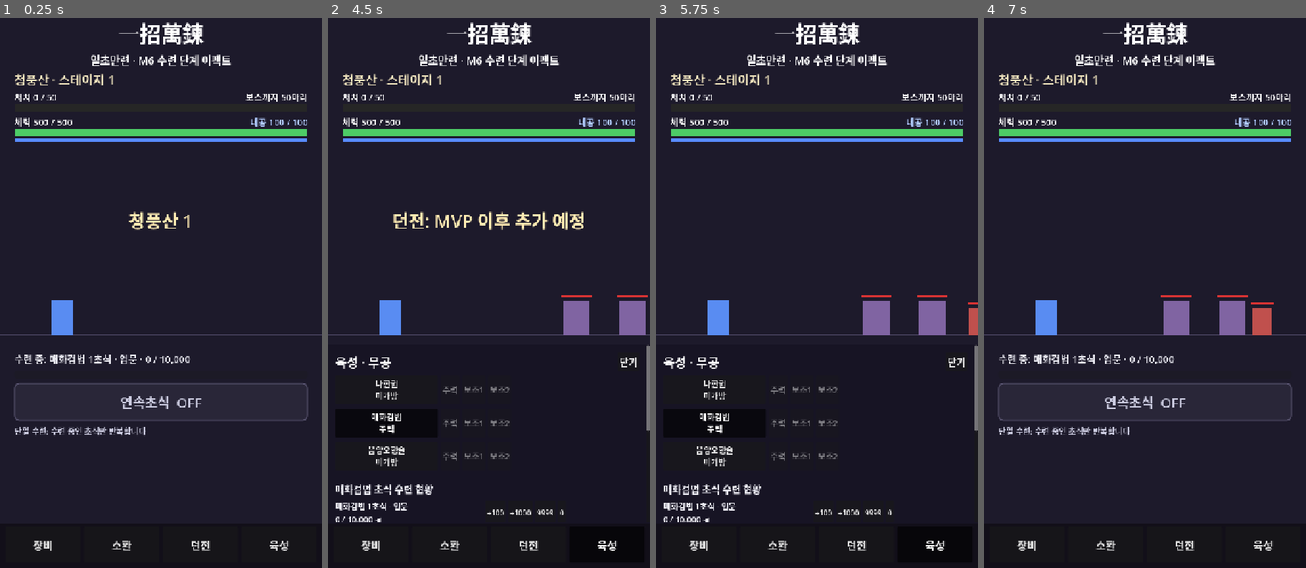
Above: before the commit, frames 1-4 (left to right).
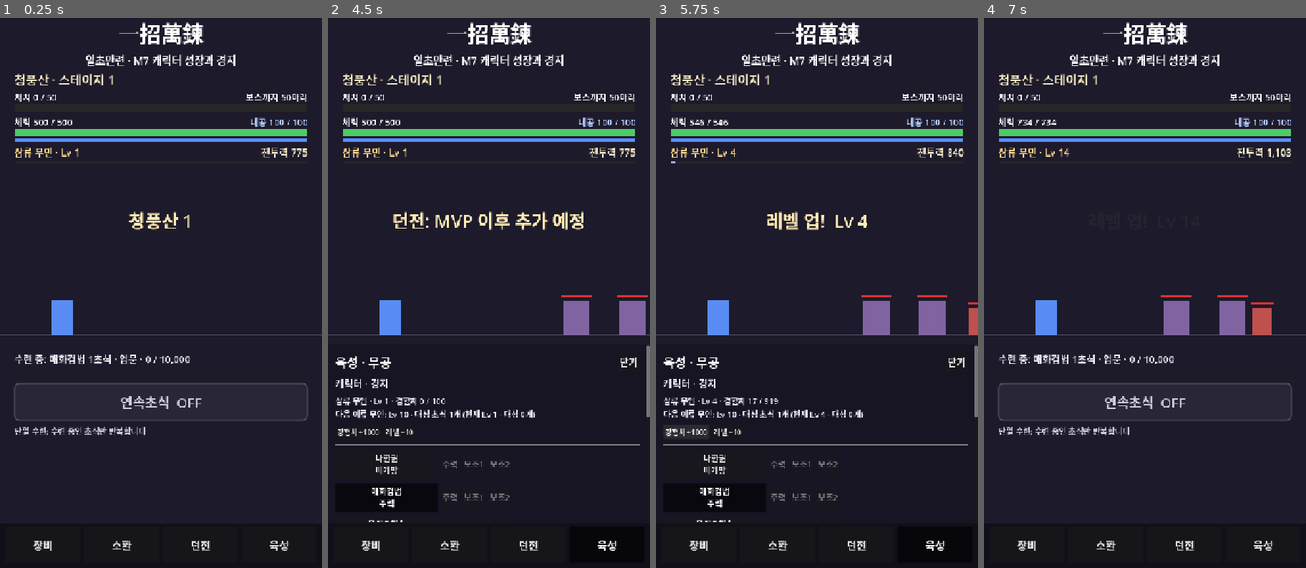
Above: after the commit, the same moments.

Repository: HamHyunJun/ilcho-manryeon
Game: Godot game, scene res://scenes/main/Main.tscn
Same seed, same stepped clock (60 frames per second), same inputs: the game is played once before the commit and once after it.
Inputs (mouse positions are in pixels of both pictures, inside the frame that each line leads up to):
- Up to frame 1 (0.25 s): no input
- Up to frame 2 (4.5 s): click "연속초식 OFF" at 0.5 s; click "연속초식 ON" at 1.25 s; click "장비" at 2 s; click "소환" at 2.75 s; click "던전" at 3.5 s; click "육성" at 4.25 s
- Up to frame 3 (5.75 s): click (684, 430) at 5 s, where only the run after the commit has a clickable "경험치 +1000"
- Up to frame 4 (7 s): click (1054, 430) at 5.75 s, where only the run after the commit has a clickable "레벨 +10"; click "닫기" at 6.5 s

The runs differ from the first frame. In frame 1, 0.9% of the frame differs, in the area x 4-96%, y 6-26%; in frame 2, 3.8%; in frame 3, 4.5%, in the area x 2-100%, y 6-92%; in frame 4, 1.0%.

Commit message:
M7 캐릭터 성장과 경지
- CharacterGrowth: 경험치/레벨(100×레벨^1.6, 레벨당 +3% 복리), 경지 9단계 자동 승급, 전투력
- data/balance/growth.json: 성장 수치와 경지 조건·보너스 (가안)
- 몬스터 처치 경험치(스테이지 배율 적용), 레벨 업·승급 안내와 연출
- HUD에 경지·레벨·전투력·경험치 바, 육성 화면에 캐릭터 정보와 디버그 버튼
- 저장 데이터 character 섹션 추가 (예전 저장은 기본값으로 채움)
- 문서: 13 구현 메모, 14 O-20·O-21·O-22 가안, 15 기기 확인 항목

Co-Authored-By: Claude Opus 5.5 <noreply@anthropic.com>
Claude-Session: https://claude.ai/code/session_01Ls1LawZfAa4UQ6Rv1ebZV7

Diff:
--- /dev/null
+++ b/data/balance/growth.json
@@ -0,0 +1,20 @@
+{
+  "_comment": "캐릭터 성장 수치 (docs/05, docs/11 5장). 모든 수치는 가안. 경지 능력치 보너스는 O-22, 레벨 상한은 O-21.",
+  "exp_curve": { "base": 100, "exponent": 1.6 },
+  "level_cap": 150,
+  "per_level_compound": { "atk": 0.03, "max_hp": 0.03 },
+  "exp_stage_scaling": true,
+  "realms": [
+    { "tier": 1, "id": "third_rate",   "name": "삼류 무인",   "level": 1,   "mastered": 0,  "bonus": {} },
+    { "tier": 2, "id": "second_rate",  "name": "이류 무인",   "level": 10,  "mastered": 1,  "bonus": { "atk": 0.10, "max_hp": 0.10, "def": 0.10 } },
+    { "tier": 3, "id": "first_rate",   "name": "일류 무인",   "level": 20,  "mastered": 3,  "bonus": { "atk": 0.20, "max_hp": 0.20, "def": 0.20 } },
+    { "tier": 4, "id": "peak",         "name": "절정 고수",   "level": 35,  "mastered": 6,  "bonus": { "atk": 0.35, "max_hp": 0.35, "def": 0.35 } },
+    { "tier": 5, "id": "super_peak",   "name": "초절정 고수", "level": 50,  "mastered": 10, "bonus": { "atk": 0.55, "max_hp": 0.55, "def": 0.55 } },
+    { "tier": 6, "id": "transformed",  "name": "화경",        "level": 70,  "mastered": 15, "bonus": { "atk": 0.80, "max_hp": 0.80, "def": 0.80 } },
+    { "tier": 7, "id": "mysterious",   "name": "현경",        "level": 90,  "mastered": 21, "bonus": { "atk": 1.10, "max_hp": 1.10, "def": 1.10 } },
+    { "tier": 8, "id": "life_death",   "name": "생사경",      "level": 110, "mastered": 28, "bonus": { "atk": 1.50, "max_hp": 1.50, "def": 1.50 } },
+    { "tier": 9, "id": "limitless",    "name": "무극",        "level": 130, "mastered": 36, "bonus": { "atk": 2.00, "max_hp": 2.00, "def": 2.00 } }
+  ],
+  "auto_promote": true,
+  "combat_power": { "atk": 10, "max_hp": 1, "def": 5, "crit": 1000, "mastered": 100 }
+}
--- a/scenes/main/Main.tscn
+++ b/scenes/main/Main.tscn
@@ -52,7 +52,7 @@
 [node name="Subtitle" type="Label" parent="Margin/VBox"]
 layout_mode = 2
 theme_override_font_sizes/font_size = 24
-text = "일초만련 · M6 수련 단계 이펙트"
+text = "일초만련 · M7 캐릭터 성장과 경지"
 horizontal_alignment = 1
 
 [node name="Spacer" type="Control" parent="Margin/VBox"]
--- a/scripts/autoload/GameState.gd
+++ b/scripts/autoload/GameState.gd
@@ -3,6 +3,7 @@
 ## 저장 데이터(SaveData) 구조는 docs/10-save-data.md를 따른다.
 ## M3: 무공 장착/수련 기록(martial_arts)과 무공 관리자(arts).
 ## M4: 스테이지 진행(stage) 보관, 불러온 데이터 적용, 중요 이벤트 때 저장 요청.
+## M7: 캐릭터 레벨/경지(character)와 성장 관리자(growth).
 
 ## 저장 스키마 버전. 구조가 바뀔 때마다 올리고 SaveManager.migrations에 변환을 추가한다.
 const SAVE_VERSION := 1
@@ -11,6 +12,8 @@
 var data: Dictionary = {}
 ## 무공 장착/수련 기록 관리자. data["martial_arts"]를 직접 다룬다.
 var arts: MartialArtManager
+## 캐릭터 레벨/경지 관리자 (M7). data["character"]를 직접 다룬다.
+var growth: CharacterGrowth
 
 
 func _ready() -> void:
@@ -28,8 +31,10 @@
 		"version": SAVE_VERSION,
 		"martial_arts": MartialArtManager.new_state(start_art),
 		"stage": new_stage_state(),
+		"character": CharacterGrowth.new_state(),
 	}
 	_bind_arts()
+	_bind_growth()
 	arts.unlock(start_art)
 	arts.refresh_training_target()
 
@@ -47,10 +52,13 @@
 		data["martial_arts"] = MartialArtManager.new_state(start_art)
 	if not (data.get("stage") is Dictionary):
 		data["stage"] = new_stage_state()
+	if not (data.get("character") is Dictionary):
+		data["character"] = CharacterGrowth.new_state()
 	# 저장 메타 정보는 상태에 남기지 않는다 (저장할 때 다시 쓴다)
 	for key in ["save_seq", "saved_at_unix", "saved_at_monotonic_ms", "boot_session_id"]:
 		data.erase(key)
 	_bind_arts()
+	_bind_growth()
 	if arts.main_art() != "" and not arts.is_unlocked(arts.main_art()):
 		arts.unlock(arts.main_art())
 	arts.refresh_training_target()
@@ -71,6 +79,12 @@
 	arts.chain_mode_changed.connect(func(_on): _request_save())
 
 
+func _bind_growth() -> void:
+	growth = CharacterGrowth.new(data["character"], get_node("/root/DataRegistry").balance.get("growth", {}))
+	# 경지 승급은 중요 이벤트로 바로 저장한다
+	growth.realm_promoted.connect(func(_t): _request_save())
+
+
 func _request_save() -> void:
 	if has_node("/root/SaveManager"):
 		get_node("/root/SaveManager").request_save()
--- a/scripts/battle/BattleManager.gd
+++ b/scripts/battle/BattleManager.gd
@@ -46,6 +46,8 @@
 var _hud: Node2D
 ## 초식 연출 관리자 (M6)
 var effects: EffectDirector
+## 캐릭터 레벨/경지 (M7). GameState를 쓰지 않는 전투(테스트)는 따로 만든다
+var growth: CharacterGrowth
 
 
 func _ready() -> void:
@@ -70,6 +72,15 @@
 	if _persist:
 		martial_arts = get_node("/root/GameState").arts
 		_restore_stage(get_node("/root/GameState").data.get("stage", {}))
+	if growth != null and growth.leveled_up.is_connected(_on_leveled_up):
+		growth.leveled_up.disconnect(_on_leveled_up)
+		growth.realm_promoted.disconnect(_on_realm_promoted)
+	if _persist:
+		growth = get_node("/root/GameState").growth
+	else:
+		growth = CharacterGrowth.new(CharacterGrowth.new_state(), DataRegistry.balance.get("growth", {}))
+	growth.leveled_up.connect(_on_leveled_up)
+	growth.realm_promoted.connect(_on_realm_promoted)
 	if arts != null and arts.equipment_changed.is_connected(_refresh_stats):
 		arts.equipment_changed.disconnect(_refresh_stats)
 	arts = martial_arts
@@ -131,10 +142,42 @@
 		get_node("/root/GameState").data["stage"] = stage.to_save()
 
 
-## 기본 능력치에 보조 무공 패시브를 더한 능력치
+## 기본 능력치에 보조 무공 패시브, 레벨/경지 보너스를 더한 능력치
 func _effective_stats() -> Dictionary:
-	var bonuses: Dictionary = arts.sub_passives() if arts != null else {}
-	return PlayerStats.apply(config["player_base"], bonuses)
+	var list: Array = []
+	if arts != null:
+		list.append(arts.sub_passives())
+	if growth != null:
+		list.append(growth.stat_bonuses())
+	return PlayerStats.apply(config["player_base"], PlayerStats.merge(list))
+
+
+## 전투력 (HUD 표시, 가안 가중합)
+func combat_power() -> int:
+	var w: Dictionary = DataRegistry.balance.get("growth", {}).get("combat_power", {})
+	return CharacterGrowth.combat_power(_effective_stats(), arts.total_mastered() if arts else 0, w)
+
+
+func _on_leveled_up(level: int) -> void:
+	_refresh_stats()
+	_set_banner("레벨 업!  Lv %d" % level, 1.2)
+	_check_promotion()
+
+
+func _on_realm_promoted(_tier: int) -> void:
+	_refresh_stats()
+	var name: String = growth.realm().get("name", "")
+	_set_banner("경지 승급!  %s" % name, 2.5)
+	if effects:
+		effects.play_mastery("spell", player.position + Vector2(0, -player.body_size.y * 0.5), name)
+
+
+## 레벨과 대성 초식 수가 다음 경지 조건을 채우면 승급한다 (자동 승급, 가안 O-22)
+func _check_promotion() -> void:
+	if growth == null or arts == null:
+		return
+	if bool(DataRegistry.balance.get("growth", {}).get("auto_promote", true)):
+		growth.try_promote(arts.total_mastered())
 
 
 ## 장착이 바뀌면 능력치를 다시 계산한다 (체력 비율 유지)
@@ -235,6 +278,8 @@
 	if mastered_now:
 		effects.play_mastery(category, at, "%s 대성!" % tech.get("name", ""), tech)
 		_set_banner("%s 대성! 다음 초식이 열렸습니다" % tech.get("name", ""), 2.0)
+		# 승급 안내가 대성 안내보다 우선한다
+		_check_promotion()
 	elif stage_after > stage_before:
 		var th: Array = DataRegistry.balance.get("training", {}).get("stage_thresholds", [])
 		effects.play_stage_up(category, stage_after, at, "%s · %s" % [tech.get("name", ""), MartialArtManager.stage_name_for(arts.count_of(tid), th)])
@@ -312,6 +357,11 @@
 func _on_monster_died(m: Node) -> void:
 	kill_count += 1
 	monsters.erase(m)
+	var rewards: Dictionary = m.data.get("rewards", {})
+	var exp_gain := float(rewards.get("exp", 0))
+	if bool(DataRegistry.balance.get("growth", {}).get("exp_stage_scaling", true)):
+		exp_gain *= stage.scaling()
+	growth.add_exp(int(round(exp_gain)))
 	if has_node("/root/EventBus"):
 		get_node("/root/EventBus").monster_killed.emit(m.data.get("id", ""), m.data.get("rewards", {}))
 	if m == boss:
--- a/scripts/martial_arts/MartialArtManager.gd
+++ b/scripts/martial_arts/MartialArtManager.gd
@@ -71,6 +71,17 @@
 	if newly:
 		art_unlocked.emit(art_id)
 	return true
+
+
+## 모든 무공의 대성 초식 합계 (경지 승급 조건, docs/05 3-1)
+func total_mastered() -> int:
+	var n := 0
+	for art_id in state["progress"].keys():
+		var techs: Dictionary = state["progress"][art_id].get("techniques", {})
+		for tid in techs.keys():
+			if bool(techs[tid].get("mastered", false)):
+				n += 1
+	return n
 
 
 func unlocked_arts() -> Array:
--- /dev/null
+++ b/scripts/player/CharacterGrowth.gd
@@ -0,0 +1,136 @@
+extends RefCounted
+class_name CharacterGrowth
+## 캐릭터 성장 (M7, docs/05): 경험치와 레벨, 경지 9단계 승급, 전투력.
+## 상태는 저장 데이터의 character 섹션 {level, exp, realm_tier}을 직접 다룬다.
+## 수치는 data/balance/growth.json (모두 가안).
+
+signal leveled_up(level: int)
+signal realm_promoted(tier: int)
+
+var state: Dictionary
+var cfg: Dictionary
+
+
+func _init(character_state: Dictionary, growth_config: Dictionary) -> void:
+	state = character_state
+	cfg = growth_config
+	if not state.has("level"):
+		state["level"] = 1
+	if not state.has("exp"):
+		state["exp"] = 0
+	if not state.has("realm_tier"):
+		state["realm_tier"] = 1
+
+
+static func new_state() -> Dictionary:
+	return {"level": 1, "exp": 0, "realm_tier": 1}
+
+
+func level() -> int:
+	return int(state["level"])
+
+
+func current_exp() -> int:
+	return int(state["exp"])
+
+
+func level_cap() -> int:
+	return int(cfg.get("level_cap", 150))
+
+
+## 현재 레벨에서 다음 레벨까지 필요한 경험치: base × 레벨^exponent (docs/11 5장)
+func exp_to_next() -> int:
+	var c: Dictionary = cfg.get("exp_curve", {})
+	return int(round(float(c.get("base", 100)) * pow(float(level()), float(c.get("exponent", 1.6)))))
+
+
+## 경험치를 더한다. 반환값: 오른 레벨 수
+func add_exp(amount: int) -> int:
+	if amount <= 0 or level() >= level_cap():
+		return 0
+	state["exp"] = current_exp() + amount
+	var gained := 0
+	while level() < level_cap() and current_exp() >= exp_to_next():
+		state["exp"] = current_exp() - exp_to_next()
+		state["level"] = level() + 1
+		gained += 1
+	if level() >= level_cap():
+		state["exp"] = 0
+	if gained > 0:
+		leveled_up.emit(level())
+	return gained
+
+
+# ---- 경지 ----
+
+func realms() -> Array:
+	return cfg.get("realms", [])
+
+
+func realm_tier() -> int:
+	return int(state["realm_tier"])
+
+
+func realm() -> Dictionary:
+	for r in realms():
+		if int(r["tier"]) == realm_tier():
+			return r
+	return {}
+
+
+func next_realm() -> Dictionary:
+	for r in realms():
+		if int(r["tier"]) == realm_tier() + 1:
+			return r
+	return {}
+
+
+## 다음 경지 승급 조건을 채웠는지. mastered_total은 모든 무공의 대성 초식 합계 (docs/05 3-1)
+func can_promote(mastered_total: int) -> bool:
+	var nx := next_realm()
+	if nx.is_empty():
+		return false
+	return level() >= int(nx["level"]) and mastered_total >= int(nx["mastered"])
+
+
+## 조건을 채운 만큼 승급한다 (여러 단계 한 번에 가능). 반환값: 오른 단계 수
+func try_promote(mastered_total: int) -> int:
+	var n := 0
+	while can_promote(mastered_total):
+		state["realm_tier"] = realm_tier() + 1
+		n += 1
+	if n > 0:
+		realm_promoted.emit(realm_tier())
+	return n
+
+
+# ---- 능력치 ----
+
+## 레벨과 경지 보너스. PlayerStats.apply 형식 {능력치: {"flat", "percent"}}
+## 레벨 보너스는 복리(1.03^(레벨-1))를 percent로 바꿔 넣고, 경지 보너스는 percent로 더한다.
+func stat_bonuses() -> Dictionary:
+	var out := {}
+	var pl: Dictionary = cfg.get("per_level_compound", {})
+	for stat in pl.keys():
+		_add(out, stat, pow(1.0 + float(pl[stat]), level() - 1) - 1.0)
+	var rb: Dictionary = realm().get("bonus", {})
+	for stat in rb.keys():
+		_add(out, stat, float(rb[stat]))
+	return out
+
+
+static func _add(out: Dictionary, stat: String, percent: float) -> void:
+	if not out.has(stat):
+		out[stat] = {"flat": 0.0, "percent": 0.0}
+	out[stat]["percent"] = float(out[stat]["percent"]) + percent
+
+
+## 전투력 (가안 가중합, docs/05 2장). stats는 최종 능력치
+static func combat_power(stats: Dictionary, mastered_total: int, weights: Dictionary) -> int:
+	var crit_gain := float(stats.get("crit_rate", 0.0)) * (float(stats.get("crit_mult", 1.5)) - 1.0)
+	var v := float(stats.get("atk", 0)) * float(weights.get("atk", 10)) \
+		+ float(stats.get("max_hp", 0)) * float(weights.get("max_hp", 1)) \
+		+ float(stats.get("def", 0)) * float(weights.get("def", 5)) \
+		+ crit_gain * float(weights.get("crit", 1000)) \
+		+ mastered_total * float(weights.get("mastered", 100))
+	return int(round(v))
--- a/scripts/player/PlayerStats.gd
+++ b/scripts/player/PlayerStats.gd
@@ -14,3 +14,15 @@
 		var v := (float(out[stat]) + float(b.get("flat", 0.0))) * (1.0 + float(b.get("percent", 0.0)))
 		out[stat] = v
 	return out
+
+
+## 보너스 묶음 여러 개를 하나로 합친다 (flat끼리, percent끼리 더함)
+static func merge(list: Array) -> Dictionary:
+	var out := {}
+	for bonuses in list:
+		for stat in bonuses.keys():
+			if not out.has(stat):
+				out[stat] = {"flat": 0.0, "percent": 0.0}
+			out[stat]["flat"] = float(out[stat]["flat"]) + float(bonuses[stat].get("flat", 0.0))
+			out[stat]["percent"] = float(out[stat]["percent"]) + float(bonuses[stat].get("percent", 0.0))
+	return out
--- a/scripts/ui/BattleHud.gd
+++ b/scripts/ui/BattleHud.gd
@@ -2,7 +2,7 @@
 ## 전투 상단 HUD (M2).
 ## 지역명 · 스테이지 번호, 처치 진행도(예: 37 / 50), 보스까지 남은 몬스터 수, 캐릭터 체력,
 ## 보스전에서는 보스 체력 바를 표시한다 (docs/09 2-1).
-## M3에서 내공 바와 발동한 초식 이름을 추가했다. 경지, 전투력, 재화는 해당 단계(M7, M8)에서 추가한다.
+## M3에서 내공 바와 발동한 초식 이름, M7에서 경지·레벨·전투력·경험치 바를 추가했다. 재화는 M8.
 ## 임시 UI: 폰트와 색은 정식 UI 작업 때 바꾼다.
 
 ## 표시할 BattleManager
@@ -64,6 +64,18 @@
 	draw_string(font, Vector2(LEFT, TOP + 92), "내공 %d / %d" % [int(player.mp), int(player.max_mp)],
 		HORIZONTAL_ALIGNMENT_RIGHT, WIDTH, 20, Color(0.7, 0.8, 1.0))
 
+	# 5줄: 경지 · 레벨 · 전투력과 경험치 (M7)
+	var growth = battle.growth
+	if growth != null:
+		draw_string(font, Vector2(LEFT, TOP + 160), "%s · Lv %d" % [growth.realm().get("name", ""), growth.level()],
+			HORIZONTAL_ALIGNMENT_LEFT, -1, 22, Color(1.0, 0.85, 0.55))
+		draw_string(font, Vector2(LEFT, TOP + 160), "전투력 %s" % MenuPanel.fmt(battle.combat_power()),
+			HORIZONTAL_ALIGNMENT_RIGHT, WIDTH, 22, Color(1.0, 0.95, 0.8))
+		var exp_bar := Rect2(Vector2(LEFT, TOP + 170), Vector2(WIDTH, 6))
+		draw_rect(exp_bar, Color(0.15, 0.15, 0.15))
+		var er := 1.0 if growth.level() >= growth.level_cap() else float(growth.current_exp()) / float(maxi(growth.exp_to_next(), 1))
+		draw_rect(Rect2(exp_bar.position, Vector2(exp_bar.size.x * er, exp_bar.size.y)), Color(0.75, 0.6, 1.0))
+
 	# 캐릭터 머리 위: 방금 발동한 초식 이름
 	if battle.last_technique_left > 0.0 and battle.last_technique_name != "":
 		var a2 := clampf(battle.last_technique_left / 0.3, 0.0, 1.0)
--- a/scripts/ui/GrowthPanel.gd
+++ b/scripts/ui/GrowthPanel.gd
@@ -11,6 +11,7 @@
 var _tech_labels: Dictionary = {}
 var _speed_label: Label
 var _save_label: Label
+var _char_label: Label
 
 
 func _init(martial_arts: MartialArtManager) -> void:
@@ -33,6 +34,7 @@
 	if visible:
 		_update_tech_labels()
 		_update_save_label()
+		_update_character()
 
 
 func _rebuild() -> void:
@@ -40,12 +42,60 @@
 		return
 	clear_root()
 	_tech_labels.clear()
+	_build_character()
+	root.add_child(HSeparator.new())
 	_build_art_rows()
 	root.add_child(HSeparator.new())
 	_build_tech_rows()
 	root.add_child(HSeparator.new())
 	_build_debug()
 	_update_tech_labels()
+
+
+# ---- 캐릭터 레벨과 경지 (M7) ----
+
+func _growth() -> CharacterGrowth:
+	var gs = get_node_or_null("/root/GameState")
+	return gs.growth if gs else null
+
+
+func _build_character() -> void:
+	root.add_child(label("캐릭터 · 경지", 22))
+	_char_label = label("", 18)
+	root.add_child(_char_label)
+	var row := HBoxContainer.new()
+	row.add_theme_constant_override("separation", 6)
+	root.add_child(row)
+	for d in [["경험치 +1000", 0], ["레벨 +10", 10]]:
+		var b := button(d[0], 16)
+		b.pressed.connect(_debug_level.bind(d[1]))
+		row.add_child(b)
+	_update_character()
+
+
+func _update_character() -> void:
+	var g := _growth()
+	if g == null or _char_label == null:
+		return
+	var nx := g.next_realm()
+	var next_text := "최고 경지"
+	if not nx.is_empty():
+		next_text = "다음 %s: Lv %d · 대성 초식 %d개 (현재 Lv %d · 대성 %d개)" % [nx["name"], int(nx["level"]), int(nx["mastered"]), g.level(), arts.total_mastered()]
+	var exp_text := "최대 레벨" if g.level() >= g.level_cap() else "%s / %s" % [fmt(g.current_exp()), fmt(g.exp_to_next())]
+	_char_label.text = "%s · Lv %d · 경험치 %s\n%s" % [g.realm().get("name", ""), g.level(), exp_text, next_text]
+
+
+## 디버그: 0이면 경험치 1000, 그 밖에는 레벨을 n만큼 올린다
+func _debug_level(levels: int) -> void:
+	var g := _growth()
+	if g == null:
+		return
+	if levels == 0:
+		g.add_exp(1000)
+	else:
+		for i in levels:
+			g.add_exp(g.exp_to_next() - g.current_exp())
+	_update_character()
 
 
 func _build_art_rows() -> void:
--- a/tests/run_tests.gd
+++ b/tests/run_tests.gd
@@ -35,6 +35,9 @@
 	&"_test_effect_presets",
 	&"_test_effect_director_in_battle",
 	&"_test_effect_performance_cap",
+	&"_test_growth_level_and_exp",
+	&"_test_growth_realm_promotion",
+	&"_test_growth_in_battle_and_save",
 ]
 
 var _failed := 0
@@ -738,3 +741,103 @@
 	_check(fx.active_count() == 0 and fx.shake_offset == Vector2.ZERO, "연출이 끝나면 모두 정리되고 흔들림도 멈춤")
 	fx.free()
 	_finish()
+
+
+func _growth_cfg() -> Dictionary:
+	return _reg().balance.get("growth", {})
+
+
+func _test_growth_level_and_exp() -> void:
+	print("[M7 경험치와 레벨]")
+	var g := CharacterGrowth.new(CharacterGrowth.new_state(), _growth_cfg())
+	_check(g.level() == 1 and g.current_exp() == 0 and g.realm_tier() == 1, "새 캐릭터: Lv 1, 경험치 0, 삼류 무인")
+	_check(g.exp_to_next() == 100, "Lv 1 → 2 필요 경험치 100 (100 × 1^1.6)")
+	g.state["level"] = 10
+	_check(g.exp_to_next() == int(round(100.0 * pow(10.0, 1.6))), "Lv 10 필요 경험치 = 100 × 10^1.6")
+	g.state["level"] = 1
+	var ups := g.add_exp(99)
+	_check(ups == 0 and g.current_exp() == 99, "모자라면 레벨이 오르지 않음")
+	ups = g.add_exp(1)
+	_check(ups == 1 and g.level() == 2 and g.current_exp() == 0, "채우면 레벨 업, 남는 경험치 이월")
+	ups = g.add_exp(100000)
+	_check(ups > 1, "많이 얻으면 여러 레벨이 한 번에 오름")
+	var b := g.stat_bonuses()
+	_check(is_equal_approx(float(b["atk"]["percent"]), pow(1.03, g.level() - 1) - 1.0), "레벨당 공격력 +3% 복리")
+	g.state["level"] = g.level_cap() - 1
+	g.add_exp(99999999)
+	_check(g.level() == g.level_cap() and g.current_exp() == 0 and g.add_exp(100) == 0, "레벨 상한에서 멈춤 (가안 %d)" % g.level_cap())
+	_finish()
+
+
+func _test_growth_realm_promotion() -> void:
+	print("[M7 경지 승급]")
+	var g := CharacterGrowth.new(CharacterGrowth.new_state(), _growth_cfg())
+	_check(g.realms().size() == 9 and g.realm()["name"] == "삼류 무인" and g.realms()[8]["name"] == "무극", "경지 9단계 데이터 (삼류 무인 ~ 무극)")
+	g.state["level"] = 10
+	_check(not g.can_promote(0), "레벨만 채우고 대성 초식이 없으면 승급 불가")
+	g.state["level"] = 9
+	_check(not g.can_promote(1), "대성만 채우고 레벨이 모자라면 승급 불가")
+	g.state["level"] = 10
+	var promoted := [0]
+	g.realm_promoted.connect(func(_t): promoted[0] += 1)
+	_check(g.try_promote(1) == 1 and g.realm()["name"] == "이류 무인", "Lv 10 + 대성 1개 → 이류 무인")
+	g.state["level"] = 35
+	_check(g.try_promote(6) == 2 and g.realm()["name"] == "절정 고수", "조건을 넘게 채우면 여러 단계 한 번에 승급")
+	_check(promoted[0] == 2, "승급 알림 신호")
+	var b := g.stat_bonuses()
+	_check(float(b["def"]["percent"]) > 0.3, "경지 보너스가 능력치에 반영 (가안)")
+	g.state["level"] = 150
+	g.try_promote(100)
+	_check(g.realm_tier() == 9 and not g.can_promote(999), "무극이 최고 경지")
+	var arts := _new_arts()
+	arts.debug_set_count("plum_blossom_sword.t1", 10000)
+	arts.debug_set_count("plum_blossom_sword.t2", 10000)
+	arts.unlock("arhat_fist")
+	arts.debug_set_count("arhat_fist.t1", 10000)
+	_check(arts.total_mastered() == 3, "대성 초식 수는 모든 무공 합산")
+	_finish()
+
+
+func _test_growth_in_battle_and_save() -> void:
+	print("[M7 전투 경험치, HUD, 저장]")
+	var arts := _new_arts()
+	var battle := _make_battle(arts)
+	var g: CharacterGrowth = battle.growth
+	var cp0: int = battle.combat_power()
+	var atk0: float = battle.player.atk
+	var t := 0.0
+	while t < 120.0 and g.level() < 2:
+		battle.tick(0.05)
+		t += 0.05
+	_check(g.level() >= 2, "몬스터를 처치하면 경험치가 쌓여 레벨 업")
+	_check(battle.player.atk > atk0 and battle.combat_power() > cp0, "레벨 업하면 공격력과 전투력이 오름")
+	_check(battle.banner_text.contains("레벨") or battle.banner_text != "", "레벨 업 안내")
+	g.state["level"] = 10
+	arts.debug_set_count("plum_blossom_sword.t1", 9999)
+	t = 0.0
+	while t < 30.0 and g.realm_tier() == 1:
+		battle.tick(0.05)
+		t += 0.05
+	_check(g.realm()["name"] == "이류 무인", "Lv 10에서 첫 초식을 대성하면 이류 무인으로 자동 승급")
+	_check(battle.banner_text.contains("이류"), "승급 안내가 HUD에 뜸")
+	battle.free()
+	# 저장/불러오기
+	var gs = root.get_node("GameState")
+	gs.reset_to_new_game()
+	gs.growth.add_exp(5000)
+	gs.growth.state["realm_tier"] = 2
+	var lv: int = gs.growth.level()
+	var sm = _make_save_manager("user://test_m7_save")
+	sm.save_game()
+	gs.reset_to_new_game()
+	var r: Dictionary = sm.load_game()
+	gs.apply_loaded(r["data"])
+	_check(gs.growth.level() == lv and gs.growth.realm_tier() == 2, "레벨과 경지가 저장/불러오기로 유지")
+	var old: Dictionary = r["data"].duplicate(true)
+	old.erase("character")
+	gs.apply_loaded(old)
+	_check(gs.growth.level() == 1, "예전 저장(캐릭터 항목 없음)도 기본값으로 불러옴")
+	sm.delete_all()
+	sm.free()
+	gs.reset_to_new_game()
+	_finish()
Not shown, added: scripts/player/CharacterGrowth.gd.uid
Not shown, changed: docs/13-mvp-roadmap.md
Not shown, changed: docs/14-open-items.md
Not shown, changed: docs/15-device-checklists.md
